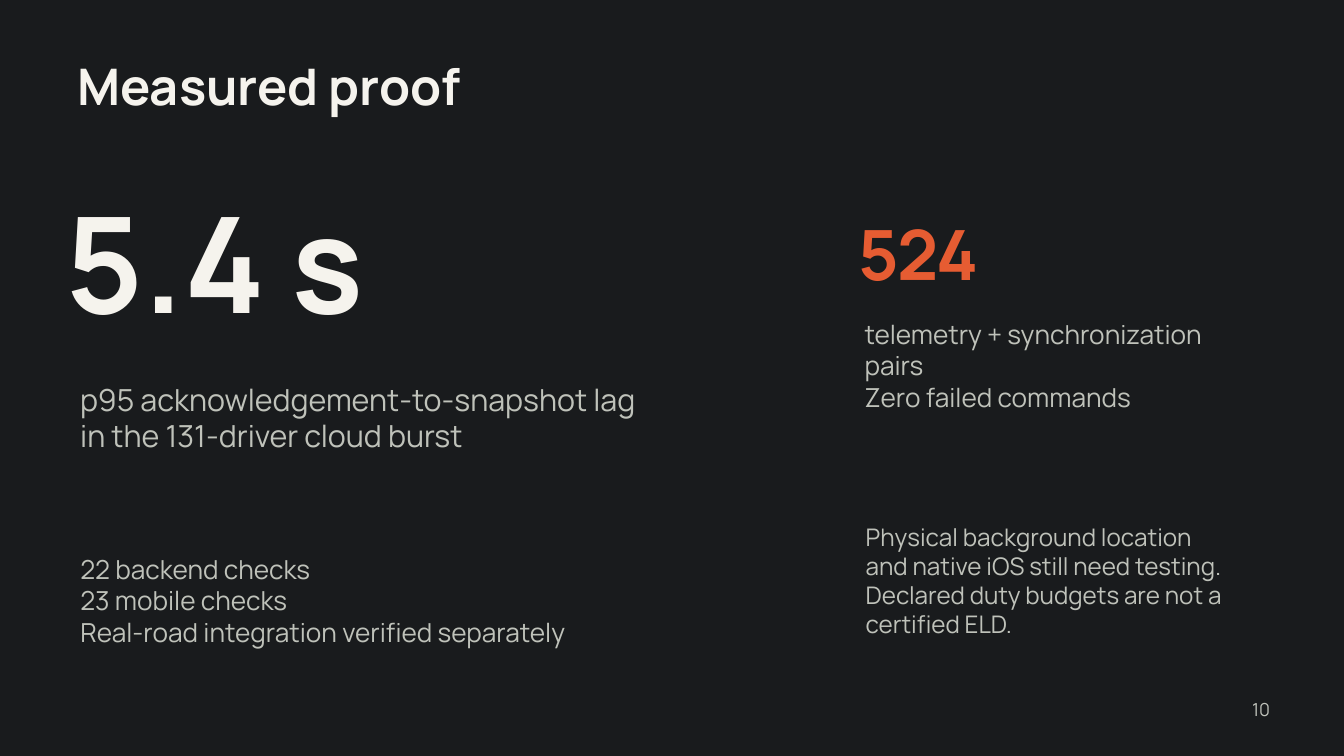
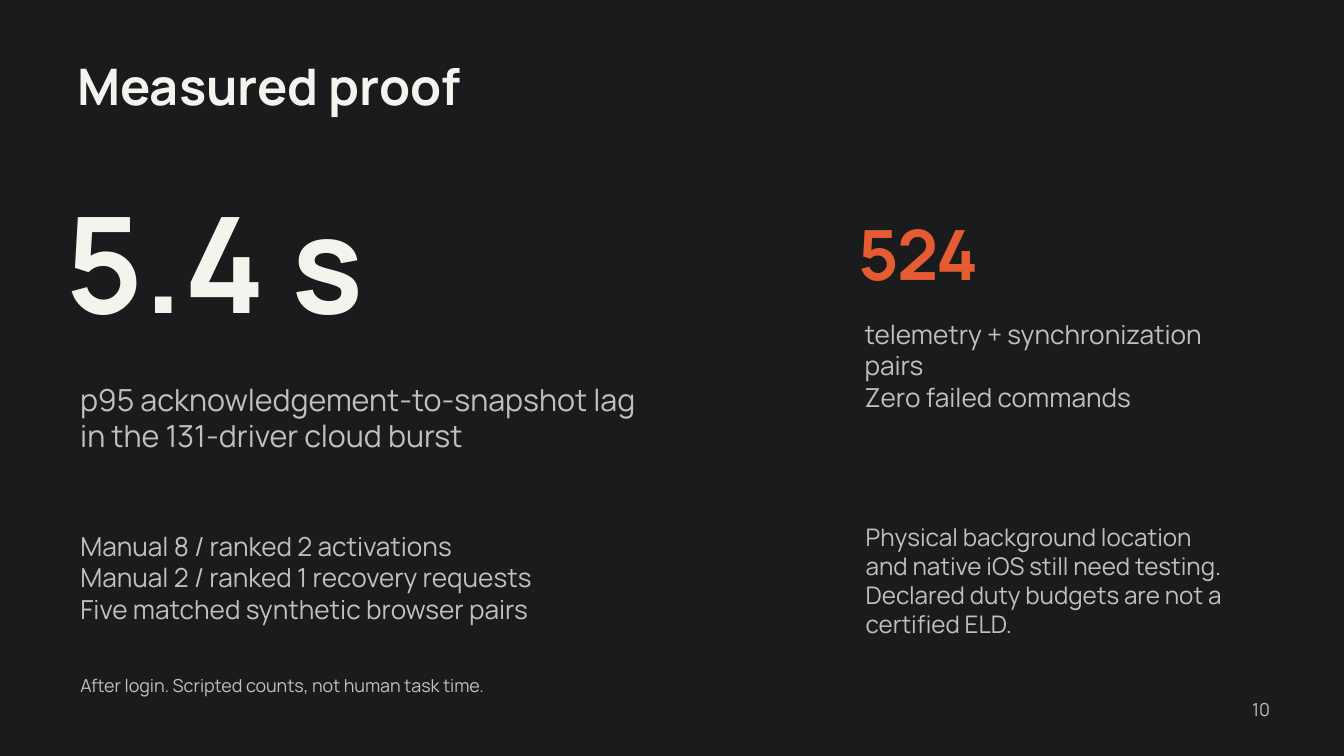
Before and after one commit to Zen-cronic/rhode, a slide deck: slide 10 of apps/web/public/demo/roadstar-pitch.pptx. Drawn at 1344x756 pixels with LibreOffice and Linux fonts; fonts in the diff are those of the drawing. Boxes give left, top, right and bottom in pixels: in the first picture for what was removed or moved away, otherwise in the second. Text is boxed around its words. In the diff, an @@ line names an element or a change of style, - is before the commit and + after.

```diff
--- a/apps/web/public/demo/roadstar-pitch.pptx
+++ b/apps/web/public/demo/roadstar-pitch.pptx
@@ text at <box>80,536,532,626</box>: text changed @@
-22 backend checks
-23 mobile checks
-Real-road integration verified separately
+Manual 8 / ranked 2 activations
+Manual 2 / ranked 1 recovery requests
+Five matched synthetic browser pairs
@@ text added at <box>80,679,484,697</box>, 12.8 pt, text #BFC2BA @@
+After login. Scripted counts, not human task time.
```
Also in this commit, not shown: 3 other files.
